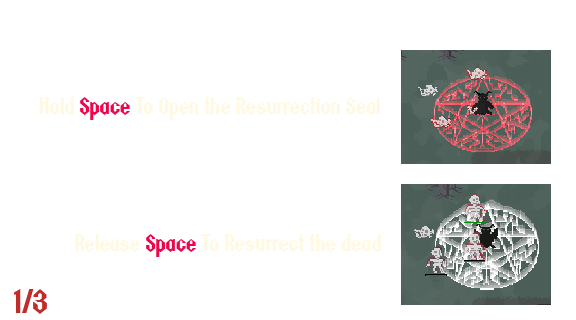
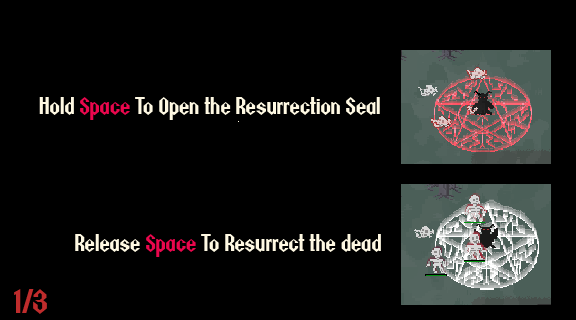
Layers edited between the first and the second 576px x 320px image:
showed "Layer 1" over [0,0,576,320]
